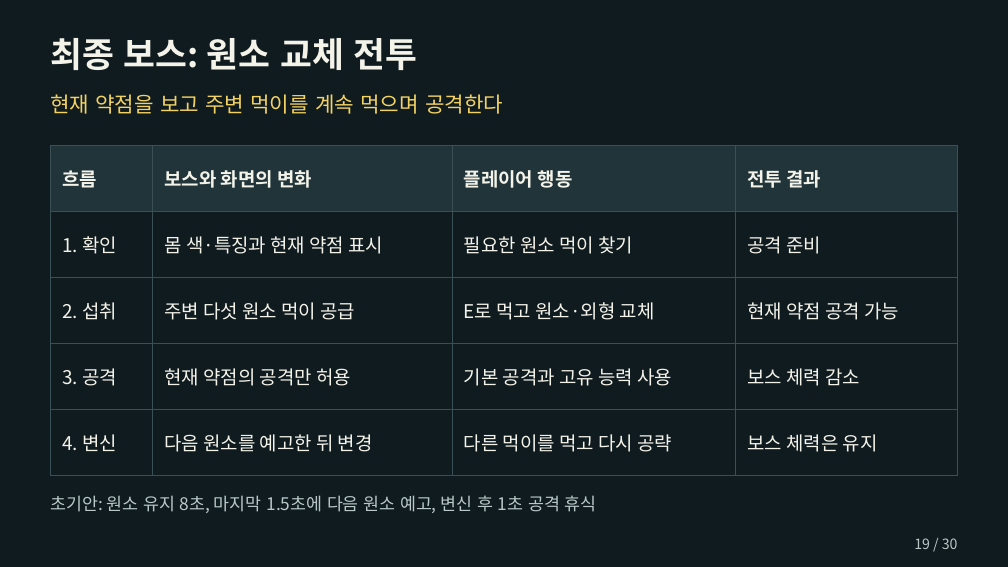
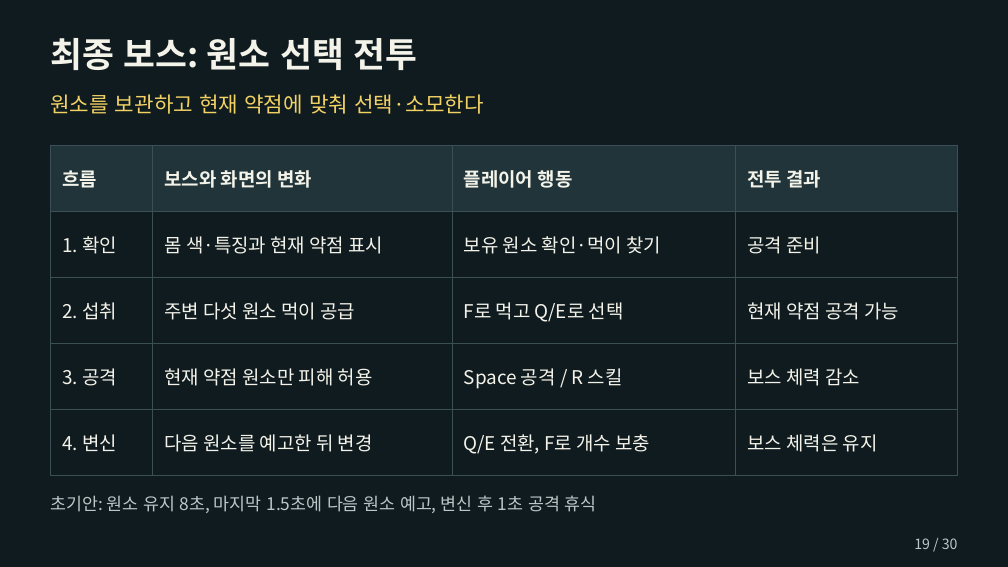
Before and after one commit to chanwhee0330/element-eater, a slide deck: slide 19 of outputs/planning/엘리먼트_이터_기획서_허찬휘.pptx. Drawn at 1008x567 pixels with LibreOffice and Linux fonts; fonts in the diff are those of the drawing. Boxes give left, top, right and bottom in pixels: in the first picture for what was removed or moved away, otherwise in the second. Text is boxed around its words. In the diff, an @@ line names an element or a change of style, - is before the commit and + after.

```diff
--- a/outputs/planning/엘리먼트_이터_기획서_허찬휘.pptx
+++ b/outputs/planning/엘리먼트_이터_기획서_허찬휘.pptx
@@ text at <box>50,38,418,70</box>: text changed @@
-최종 보스: 원소 교체 전투
+최종 보스: 원소 선택 전투
@@ text at <box>50,94,484,114</box>: text changed @@
-현재 약점을 보고 주변 먹이를 계속 먹으며 공격한다
+원소를 보관하고 현재 약점에 맞춰 선택·소모한다
@@ table at <box>51,145,958,476</box> @@
-row 2, column 3: 필요한 원소 먹이 찾기
+row 2, column 3: 보유 원소 확인·먹이 찾기
-row 3, column 3: E로 먹고 원소·외형 교체
+row 3, column 3: F로 먹고 Q/E로 선택
-row 4, column 2: 현재 약점의 공격만 허용
+row 4, column 2: 현재 약점 원소만 피해 허용
-row 4, column 3: 기본 공격과 고유 능력 사용
+row 4, column 3: Space 공격 / R 스킬
-row 5, column 3: 다른 먹이를 먹고 다시 공략
+row 5, column 3: Q/E 전환, F로 개수 보충
```
Also in this commit, not shown: 14 other slides changed, 6 other files.
